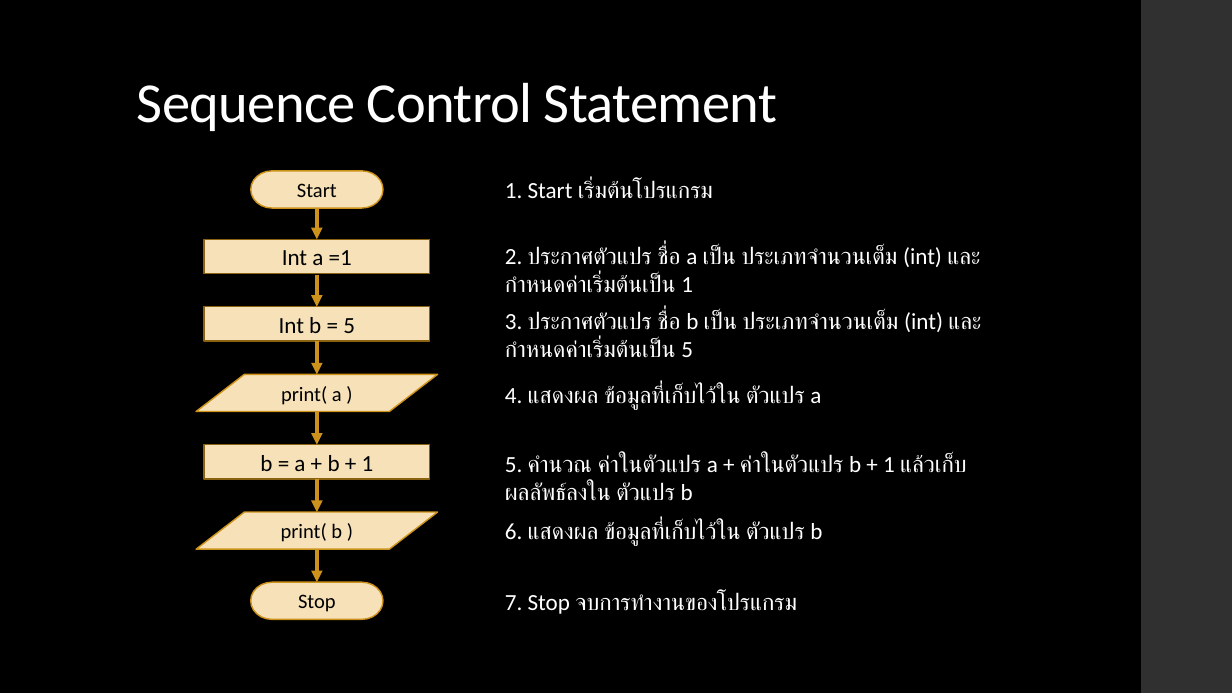
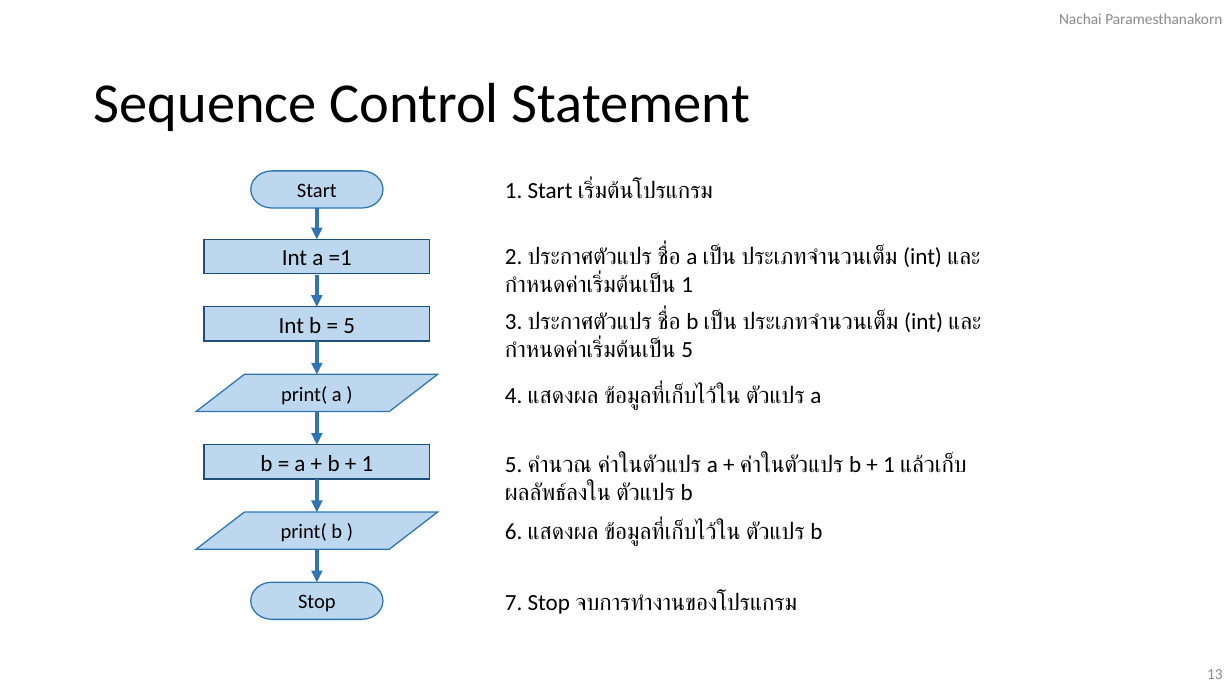
Before and after one commit to NaPryder/Basic-Python-101, a slide deck: slide 13 of Chapter 1/Chapter 1.pptx. Drawn at 1232x693 pixels with LibreOffice and Linux fonts; fonts in the diff are those of the drawing. Boxes give left, top, right and bottom in pixels: in the first picture for what was removed or moved away, otherwise in the second. Text is boxed around its words. In the diff, an @@ line names an element or a change of style, - is before the commit and + after.

```diff
--- a/Chapter 1/Chapter 1.pptx
+++ b/Chapter 1/Chapter 1.pptx
@@ background #000000 to #FFFFFF @@
@@ text added at (x1=1059, y1=13, x2=1222, y2=24), 12 pt, text #8C8C8C @@
+Nachai Paramesthanakorn
@@ rectangle removed at (x1=1141, y1=0, x2=1232, y2=693) @@
@@ title "Sequence Control Statement" moved from (x1=137, y1=82, x2=777, y2=131) to (x1=94, y1=82, x2=750, y2=131) @@
@@ title "Sequence Control Statement" at (x1=94, y1=82, x2=750, y2=131): text colour #FFFFFF to #000000, letter spacing -0.5 to 0 pt @@
@@ arrow (317, 208) - (317, 239): stroke #CD921B 3 pt to #2E75B6 3 pt @@
@@ arrow (317, 274) - (317, 307): stroke #CD921B 3 pt to #2E75B6 3 pt @@
@@ arrow (317, 341) - (317, 374): stroke #CD921B 3 pt to #2E75B6 3 pt @@
@@ arrow (317, 411) - (317, 445): stroke #CD921B 3 pt to #2E75B6 3 pt @@
@@ fill #F6E1B8 to #BDD7EE; outline #896212 1.1 pt to #1F4E79 1 pt in 3 elements at (x1=204, y1=307, x2=430, y2=341), (x1=204, y1=239, x2=430, y2=274), (x1=204, y1=445, x2=430, y2=479) @@
@@ arrow (317, 480) - (317, 512): stroke #CD921B 3 pt to #2E75B6 3 pt @@
@@ fill #F6E1B8 to #BDD7EE; outline #CD921B 1.1 pt to #2E75B6 1 pt in 4 elements at (x1=250, y1=171, x2=383, y2=208), (x1=250, y1=582, x2=383, y2=619), (x1=196, y1=374, x2=437, y2=411), (x1=196, y1=512, x2=437, y2=549) @@
@@ arrow (317, 549) - (317, 582): stroke #CD921B 3 pt to #2E75B6 3 pt @@
@@ text colour #FFFFFF to #000000 in 7 elements at (x1=505, y1=180, x2=713, y2=199), (x1=505, y1=246, x2=980, y2=293), (x1=505, y1=311, x2=981, y2=358), (x1=505, y1=385, x2=821, y2=410), (x1=505, y1=454, x2=967, y2=501), (x1=505, y1=521, x2=822, y2=546), (x1=505, y1=592, x2=797, y2=614) @@
@@ page number added at (x1=1207, y1=669, x2=1223, y2=679), 12 pt, text #8C8C8C @@
+13
```
Also in this commit, not shown: 28 other slides changed, 8 other files.
